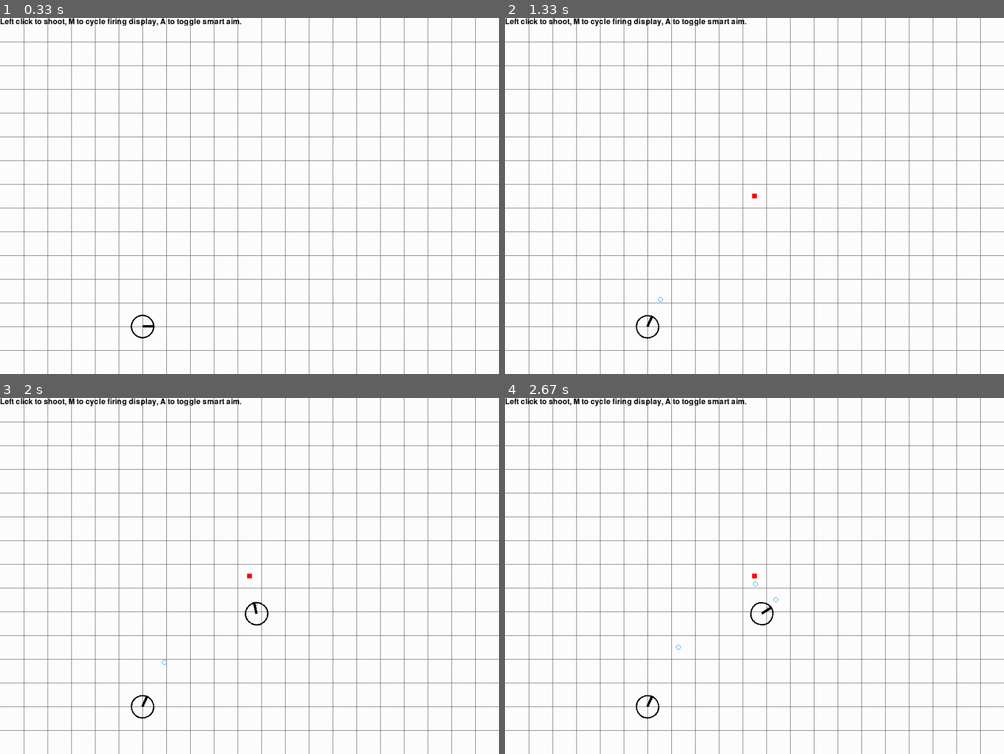
Above: before the commit, frames 1-4 (two rows, left to right).
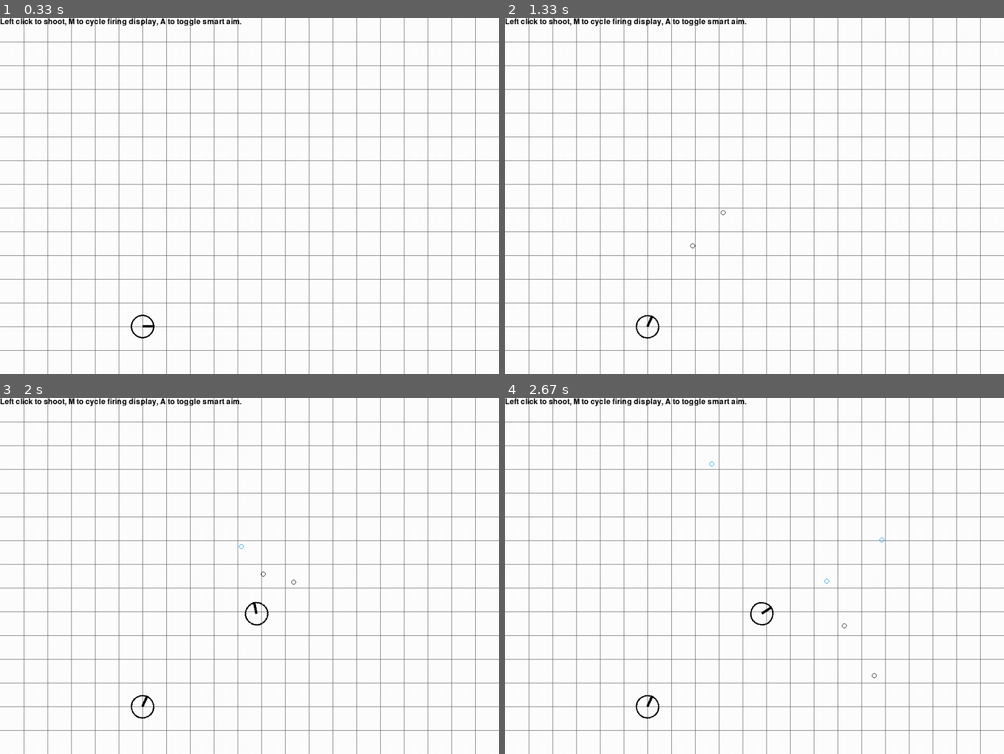
Above: after the commit, the same moments.

Repository: MichaelLesirge/intermediate-programming-class
Game: pygame game, started from pygame-physics/targetting.py
Same seed, same stepped clock (60 frames per second), same inputs: the game is played once before the commit and once after it.
Inputs (mouse positions are in pixels of both pictures, inside the frame that each line leads up to):
- Up to frame 1 (0.33 s): no input
- Up to frame 2 (1.33 s): click (754, 196) at 0.38 s; tap T at 0.67 s; click (624, 64) at 1.05 s
- Up to frame 3 (2 s): right-click (254, 615) at 1.38 s; click (234, 515) at 1.72 s
- Up to frame 4 (2.67 s): click (854, 547) at 2.05 s; click (909, 568) at 2.38 s

Frame 1 is identical in both runs. In frame 2, less than 0.1% of the frame differs, in the area x 30-51%, y 49-80%; in frame 3, less than 0.1%; in frame 4, less than 0.1%, in the area x 34-76%, y 17-79%.

Commit message:
change settings

Diff:
--- a/pygame-physics/targetting.py
+++ b/pygame-physics/targetting.py
@@ -13,7 +13,7 @@
     GRAVITY = 9.81 * UNIT
 
 class Settings:
-    FPS = 1000
+    FPS = 60
 
     SHOOTER_START = [(6 * UNIT, 13 * UNIT)]
     SCREEN_WIDTH, SCREEN_HEIGHT = 21 * UNIT, 15 * UNIT
@@ -22,7 +22,7 @@
 
     DRAW_GRID = True
 
-    AUTO_FIRE_MODE = False
+    AUTO_FIRE_MODE = True
 
     AIM_ASSIST_START = True
     HIGH_ARK_MODE = False
